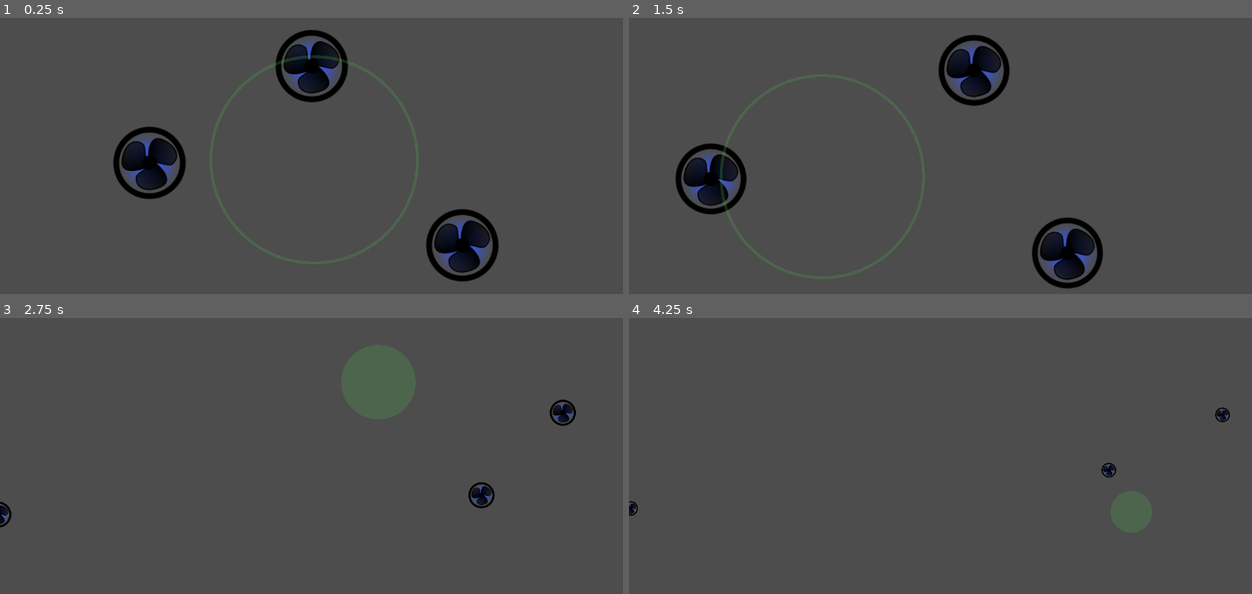
Above: before the commit, frames 1-4 (two rows, left to right).
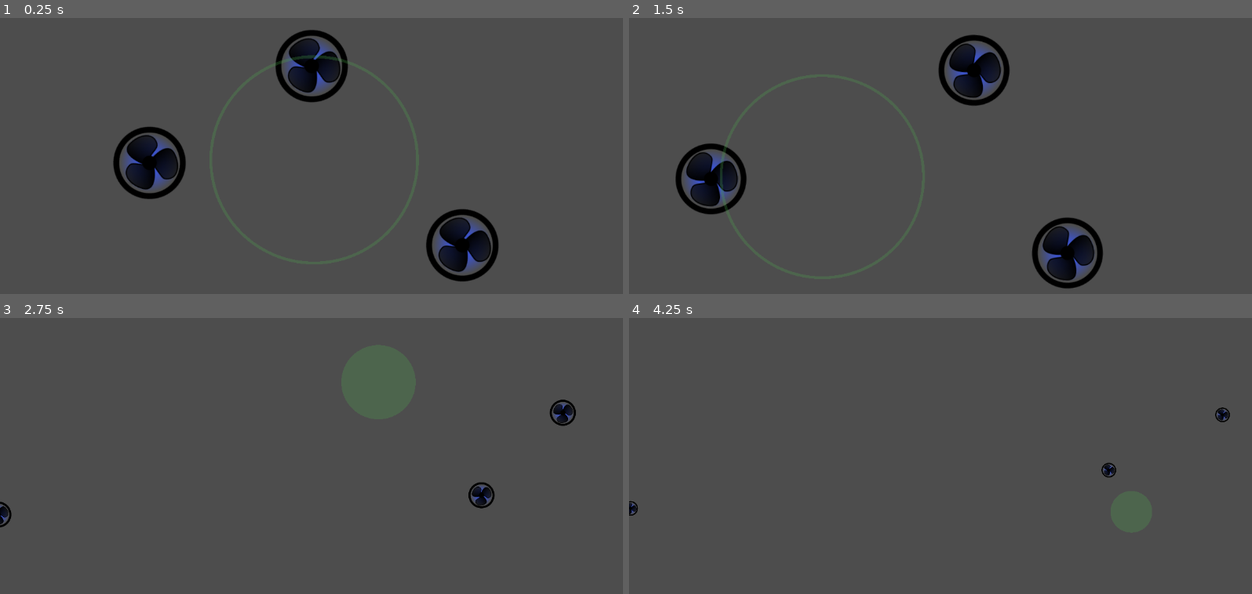
Above: after the commit, the same moments.

Repository: mgiuca/patient-zero
Game: Godot game, scene res://scenes/level.tscn
Two runs of this game, one before a commit and one after it. Both use one fixed random seed, a clock stepped at 60 frames per second and the inputs below.
Inputs (mouse positions are in pixels of both pictures, inside the frame that each line leads up to):
- Up to frame 1 (0.25 s): no input
- Up to frame 2 (1.5 s): move the mouse to (1077, 142) at 0.52 s; press the mouse at (1077, 142) at 0.53 s; move the mouse to (815, 178) at 1.27 s; release the mouse at (815, 178) at 1.28 s; click (815, 178) at 1.35 s
- Up to frame 3 (2.75 s): move the mouse to (373, 381) at 2.02 s; press the mouse at (373, 381) at 2.03 s
- Up to frame 4 (4.25 s): move the mouse to (909, 530) at 2.77 s; release the mouse at (909, 530) at 2.78 s; click (909, 530) at 2.85 s; move the mouse to (1133, 511) at 3.52 s; press the mouse at (1133, 511) at 3.53 s

The runs differ from the first frame. In frame 1, 2.4% of the frame differs, in the area x 19-79%, y 7-93%; in frame 2, 1.7%; in frame 3, 0.1%; in frame 4, less than 0.1%.

Commit message:
Bot: Constant spinning.

Diff:
--- a/scenes/bot.tscn
+++ b/scenes/bot.tscn
@@ -13,6 +13,9 @@
 collision_layer = 4
 collision_mask = 10
 can_sleep = false
+lock_rotation = true
+angular_velocity = 3.14159
+angular_damp_mode = 1
 script = ExtResource("1_aqmbd")
 
 [node name="Sprite2D" type="Sprite2D" parent="."]
